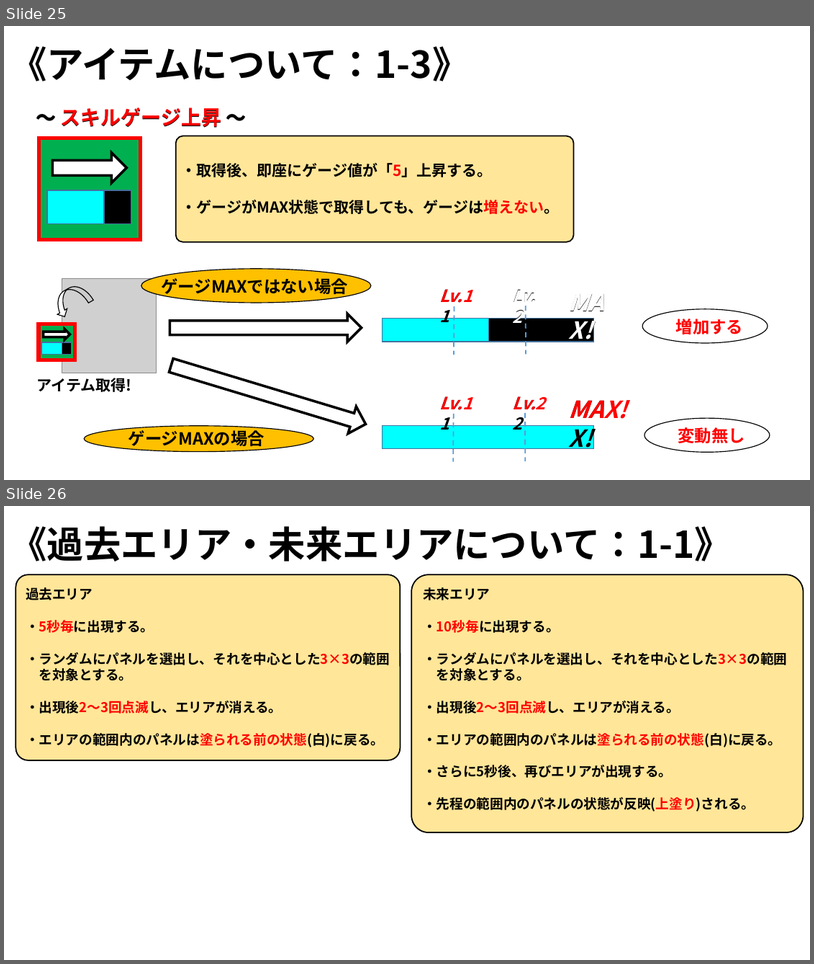
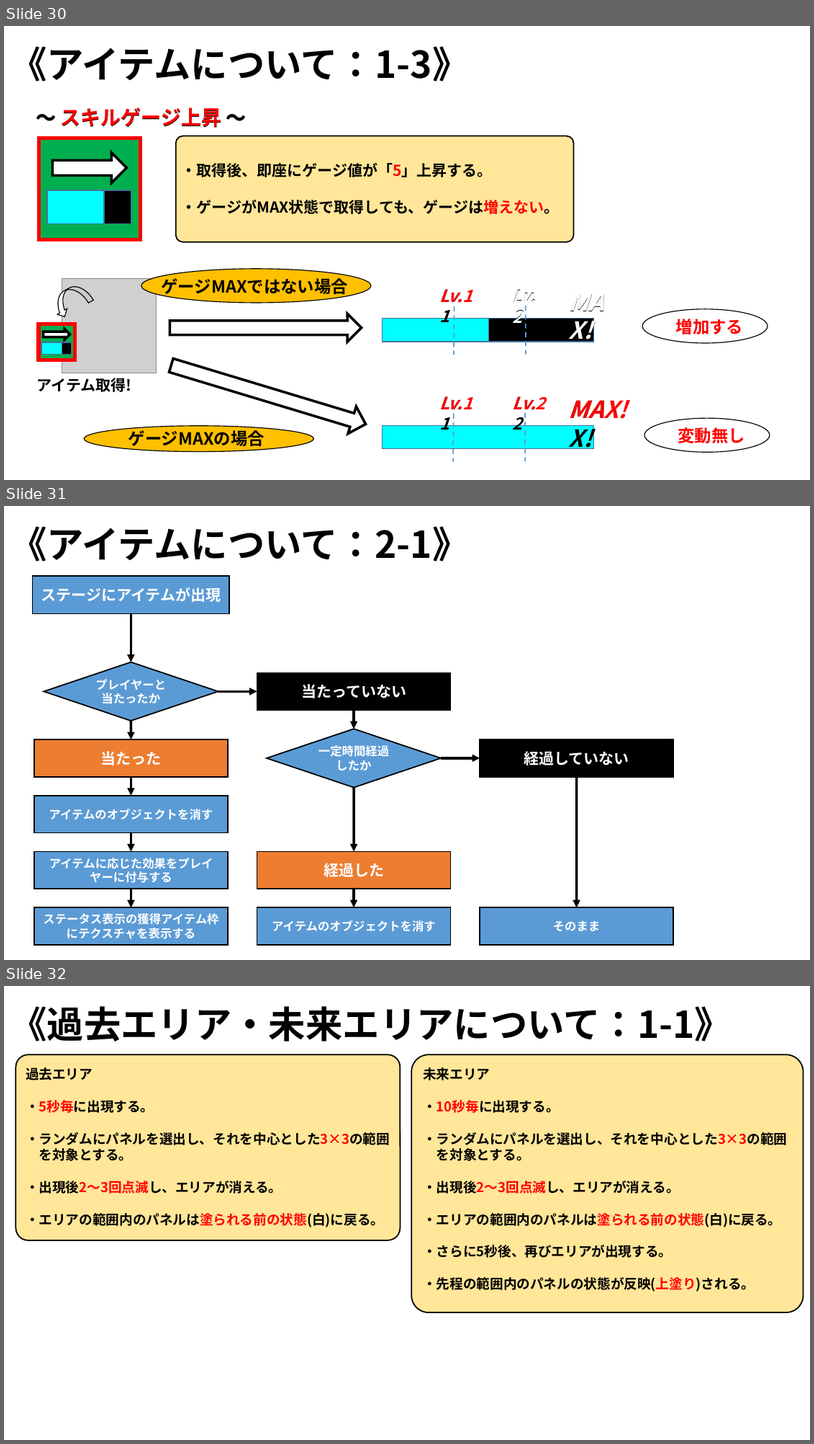
Before and after one commit to ARITA-MEIGEN/C-Team001, a slide deck: data/GS3_チーム2_仕様書.pptx. Shown one above the other, each under a label of ours: slides 25 and 26 before the commit, slides 30, 31 and 32 after it. The pictures are 814x964 and 814x1444 pixels, drawn with LibreOffice and Linux fonts; fonts in the diff are those of the drawing; grey boxes stand for pictures; background and template pictures are left out. Boxes give left, top, right and bottom in pixels: in the first picture for what was removed or moved away, otherwise in the second. Text is boxed around its words. In the diff, an @@ line names an element or a change of style, - is before the commit and + after.

```diff
--- a/data/GS3_チーム2_仕様書.pptx
+++ b/data/GS3_チーム2_仕様書.pptx
@@ slide 31 added at (4, 506, 810, 960), background picture (left out) @@
@@ text added at (10, 526, 469, 561), 44 pt, text #000000, bold @@
+《アイテムについて：2-1》
@@ rectangle added at (32, 576, 229, 614), fill #5B9BD5, outline #000000 1.5 pt, 18 pt, text #FFFFFF, bold @@
+ステージにアイテムが出現
@@ arrow added from (131, 614) to (131, 662), #000000 3 pt @@
@@ diamond added at (44, 662, 218, 721), fill #5B9BD5, outline #000000 1.5 pt, 14 pt, text #FFFFFF, bold @@
+プレイヤーと当たったか
@@ rectangle added at (257, 673, 451, 710), fill #000000, outline #000000 1.5 pt, 18 pt, text #FFFFFF, bold @@
+当たっていない
@@ arrow added from (218, 691) to (257, 691), #000000 3 pt @@
@@ arrow added from (131, 721) to (131, 739), #000000 3 pt @@
@@ arrow added from (354, 710) to (354, 728), #000000 3 pt @@
@@ rectangle added at (34, 739, 228, 777), fill #ED7D31, outline #000000 1.5 pt, 18 pt, text #FFFFFF, bold @@
+当たった
@@ diamond added at (267, 728, 441, 788), fill #5B9BD5, outline #000000 1.5 pt, 14 pt, text #FFFFFF, bold @@
+一定時間経過したか
@@ rectangle added at (480, 739, 674, 777), fill #000000, outline #000000 1.5 pt, 18 pt, text #FFFFFF, bold @@
+経過していない
@@ arrow added from (441, 758) to (480, 758), #000000 3 pt @@
@@ arrow added from (131, 777) to (131, 795), #000000 3 pt @@
@@ arrow added from (577, 777) to (577, 907), #000000 3 pt @@
@@ rectangle added at (34, 795, 228, 833), fill #5B9BD5, outline #000000 1.5 pt, 14 pt, text #FFFFFF, bold @@
+アイテムのオブジェクトを消す
@@ arrow added from (354, 788) to (354, 852), #000000 3 pt @@
@@ arrow added from (131, 833) to (131, 852), #000000 3 pt @@
@@ rectangle added at (34, 852, 228, 889), fill #5B9BD5, outline #000000 1.5 pt, 14 pt, text #FFFFFF, bold @@
+アイテムに応じた効果をプレイヤーに付与する
@@ rectangle added at (257, 852, 451, 889), fill #ED7D31, outline #000000 1.5 pt, 18 pt, text #FFFFFF, bold @@
+経過した
@@ arrow added from (131, 888) to (131, 907), #000000 3 pt @@
@@ arrow added from (354, 888) to (354, 907), #000000 3 pt @@
@@ rectangle added at (34, 907, 228, 944), fill #5B9BD5, outline #000000 1.5 pt, 14 pt, text #FFFFFF, bold @@
+ステータス表示の獲得アイテム枠にテクスチャを表示する
@@ rectangle added at (257, 907, 451, 944), fill #5B9BD5, outline #000000 1.5 pt, 14 pt, text #FFFFFF, bold @@
+アイテムのオブジェクトを消す
@@ rectangle added at (480, 907, 674, 944), fill #5B9BD5, outline #000000 1.5 pt, 14 pt, text #FFFFFF, bold @@
+そのまま
@@ what was slide 25 is now slide 30 @@
@@ what was slide 26 is now slide 32 @@
```
Also in this commit, not shown: 3 slides changed, 5 other slides added.
